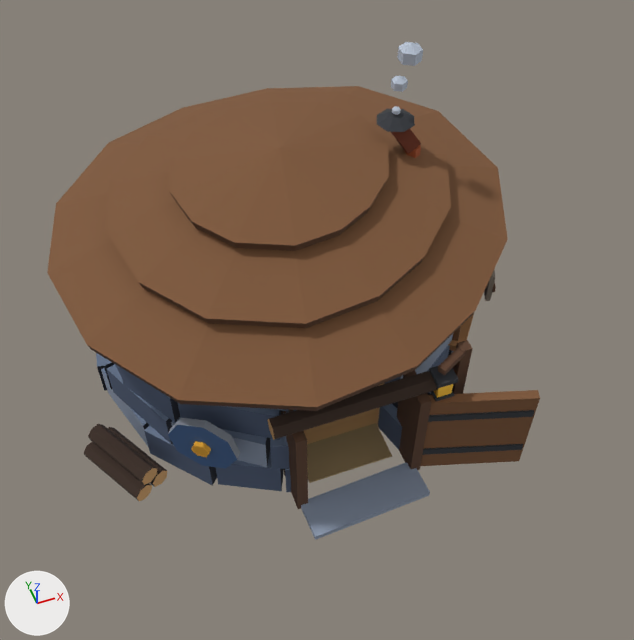
Two versions of the Blender file raccoon/den.blend, one commit apart.
Both versions are drawn from a camera (50 mm lens) standing at (-0.72, -2.33, 2.94) and looking at (0.02, -0.3, 0.4). The axes (+X, +Y, +Z) are drawn at lower left. The lights are the same throughout. The first picture is the older version.

Names of what the first picture shows: 'bld_den_2x2', 'bld_den_2x2_roof', 'pr_smoke_3' and 3 more.
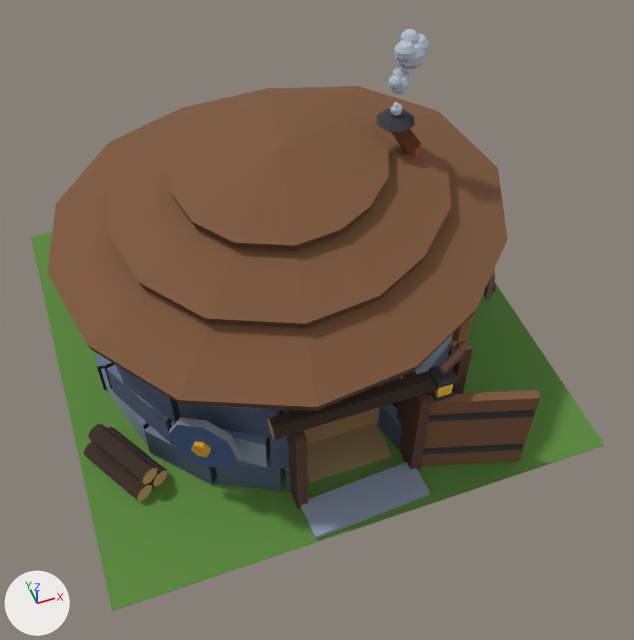
What differs and where, as boxes (x1, y1, x2, y2) in the pictures (634 x 640 px):
'bld_den_2x2', reshaped: before (84, 270, 540, 540); after (31, 232, 604, 611)
'pr_smoke_3', reshaped (33% wider, 64% taller): before (397, 42, 423, 66); after (394, 29, 429, 69)
part 1 of me_bld_den_2x2, added (green): after (31, 232, 604, 611)

Edits to the bpy script that builds the scene:
```text
Change me_bld_den_2x2:
    used by ob_bld_den_2x2; location = (0.0, 0.0, 0.0)
    remove me_bld_den_2x2.from_pydata(...)  # 1056 vertices, 735 faces; spans x -0.95..0.97, y -0.96..0.81, z 0.0..0.64
    add me_bld_den_2x2.from_pydata(...)  # 1064 vertices, 740 faces; spans x -0.97..0.97, y -0.97..0.97, z 0.0..0.64
    me_bld_den_2x2 part 1: the loose piece of 8 vertices spanning x -0.25..-0.21, y -0.82..-0.66, z 0.0..0.46 is copied, and the copy is scaled about its middle by (48.5, 12.1, 0.00659), then moved by (0.23, 0.74, -0.23); it spans x -0.97..0.97, y -0.97..0.97, z 0.0
Change me_pr_smoke_3:
    used by ob_pr_smoke_3; parent = ob_bld_den_2x2_roof; location = (0.505, 0.09, 1.203); scale = (1.67, 1.67, 1.67)
    remove me_pr_smoke_3.from_pydata(...)  # 14 vertices, 18 faces; spans x -0.0225..0.0225, y -0.026..0.026, z -0.026..0.026
    add me_pr_smoke_3.from_pydata(...)  # 168 vertices, 200 faces; spans x -0.0385..0.0418, y -0.0323..0.0323, z -0.0306..0.0473
    me_pr_smoke_3 part 2: 14 vertices removed from x -0.0225..0.0225, y -0.026..0.026, z -0.026..0.026; 168 vertices added at x -0.0385..0.0418, y -0.0323..0.0323, z -0.0306..0.0473
```
